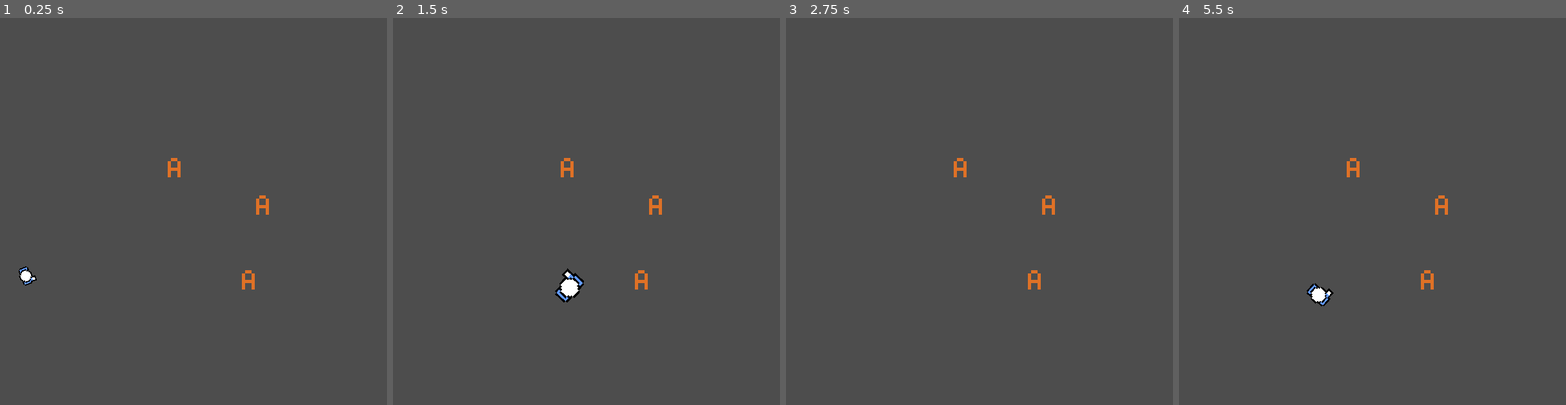
Above: before the commit, frames 1-4 (left to right).
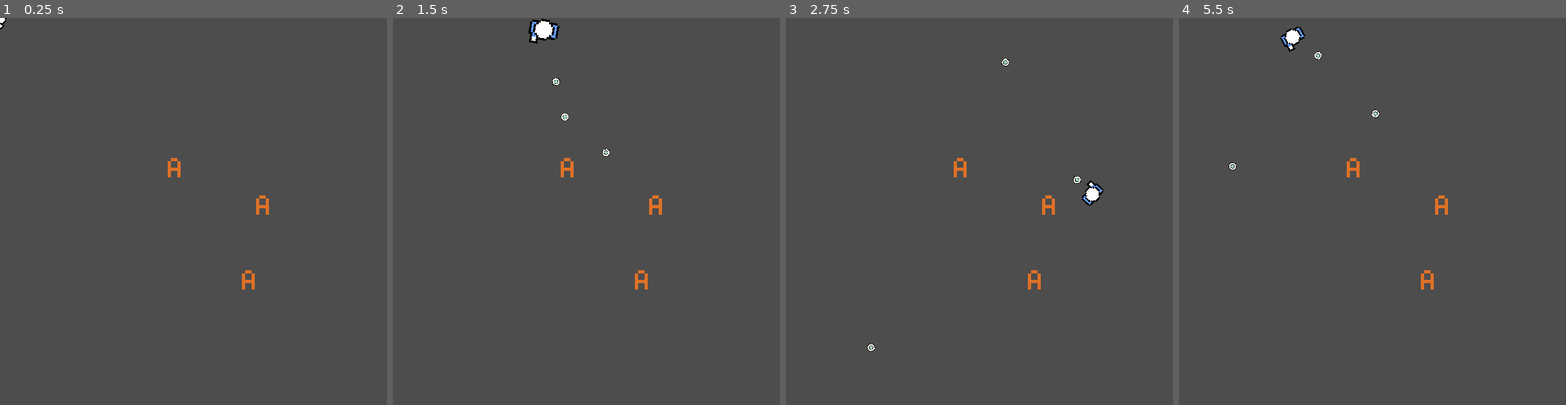
Above: after the commit, the same moments.

Repository: sugarvoid/td-demo
Game: Godot game, scene res://game/scene/game.tscn
Same seed, same stepped clock (60 frames per second), same inputs: the game is played once before the commit and once after it. The project has no main scene, so this scene is started directly.
Inputs (mouse positions are in pixels of both pictures, inside the frame that each line leads up to):
- Up to frame 1 (0.25 s): no input
- Up to frame 2 (1.5 s): tap Enter at 0.5 s; move the mouse to (671, 192) at 0.52 s; press the mouse at (671, 192) at 0.53 s; hold D (move_right) 0.53-1.28 s; tap Space (jump) at 0.77, 0.8, 1.07, 1.35 s; move the mouse to (509, 230) at 1.27 s; release the mouse at (509, 230) at 1.28 s; hold S (move_down) from 1.28 s (still down)
- Up to frame 3 (2.75 s): tap Space (jump) at 1.52, 1.82, 2.3 s; click (902, 230) at 1.55 s; move the mouse to (1018, 126) at 2.02 s; release S (move_down) at 2.03 s; press the mouse at (1018, 126) at 2.03 s; hold D (move_right) from 2.03 s (still down)
- Up to frame 4 (5.5 s): move the mouse to (1353, 288) at 2.77 s; release D (move_right) at 2.78 s; release the mouse at (1353, 288) at 2.78 s; hold W (move_up) 2.78-3.53 s; click (1353, 288) at 2.85 s; tap Space (jump) at 3.02, 3.32, 4.52, 4.82, 5.3 s; move the mouse to (1488, 269) at 3.52 s; hold Space (jump) 3.53-4.28 s; hold A (move_left) 3.53-5.03 s; move the mouse to (1256, 153) at 4.27 s; click (1256, 153) at 4.35 s; move the mouse to (1391, 211) at 5.02 s; press the mouse at (1391, 211) at 5.03 s; hold S (move_down) from 5.03 s (still down)

The runs differ from the first frame. In frame 1, 0.2% of the frame differs, in the area x 0-10%, y 0-70%; in frame 2, 0.9%, in the area x 35-56%, y 0-74%; in frame 3, 0.3%; in frame 4, 0.6%.

Commit message:
Add shooting

Diff:
--- /dev/null
+++ b/game/scene/game.gd
@@ -0,0 +1,11 @@
+extends Node2D
+
+@onready var player = get_node("Player")
+# Called when the node enters the scene tree for the first time.
+func _ready() -> void:
+	player.connect("request_bullet", $ProjectileManager.add_bullet_to_screen)
+
+
+# Called every frame. 'delta' is the elapsed time since the previous frame.
+func _process(delta: float) -> void:
+	pass
--- a/game/scene/game.tscn
+++ b/game/scene/game.tscn
@@ -1,32 +1,15 @@
-[gd_scene load_steps=7 format=3 uid="uid://b2o0rqg0g3a6b"]
+[gd_scene load_steps=5 format=3 uid="uid://b2o0rqg0g3a6b"]
 
 [ext_resource type="Texture2D" uid="uid://dykm3dblq04jl" path="res://game/asset/letter_a.png" id="1_2rapr"]
-[ext_resource type="Script" path="res://game/script/player.gd" id="2_3lmlp"]
-[ext_resource type="Texture2D" uid="uid://h6x8d2bhjsgg" path="res://game/asset/player.png" id="3_amodq"]
-
-[sub_resource type="CircleShape2D" id="CircleShape2D_5ac4a"]
-
-[sub_resource type="Animation" id="Animation_wksjq"]
-resource_name = "jump"
-tracks/0/type = "value"
-tracks/0/imported = false
-tracks/0/enabled = true
-tracks/0/path = NodePath(".:scale")
-tracks/0/interp = 1
-tracks/0/loop_wrap = true
-tracks/0/keys = {
-"times": PackedFloat32Array(0, 0.5, 1),
-"transitions": PackedFloat32Array(1, 1, 1),
-"update": 0,
-"values": [Vector2(1, 1), Vector2(2, 2), Vector2(1, 1)]
-}
-
-[sub_resource type="AnimationLibrary" id="AnimationLibrary_sc6t3"]
-_data = {
-"jump": SubResource("Animation_wksjq")
-}
+[ext_resource type="Script" path="res://game/scene/game.gd" id="1_cpt4i"]
+[ext_resource type="Script" path="res://game/script/projectile_manager.gd" id="1_rwidc"]
+[ext_resource type="PackedScene" uid="uid://cio8w0ehkfnl1" path="res://game/scene/player.tscn" id="2_a3taa"]
 
 [node name="Game" type="Node2D"]
+script = ExtResource("1_cpt4i")
+
+[node name="ProjectileManager" type="Node2D" parent="."]
+script = ExtResource("1_rwidc")
 
 [node name="BadGuys" type="Node2D" parent="."]
 
@@ -42,17 +25,4 @@
 position = Vector2(385, 406)
 texture = ExtResource("1_2rapr")
 
-[node name="Player" type="CharacterBody2D" parent="."]
-position = Vector2(40, 400)
-script = ExtResource("2_3lmlp")
-
-[node name="Sprite2D" type="Sprite2D" parent="Player"]
-texture = ExtResource("3_amodq")
-
-[node name="CollisionShape2D" type="CollisionShape2D" parent="Player"]
-shape = SubResource("CircleShape2D_5ac4a")
-
-[node name="AnimationPlayer" type="AnimationPlayer" parent="Player"]
-libraries = {
-"": SubResource("AnimationLibrary_sc6t3")
-}
+[node name="Player" parent="." instance=ExtResource("2_a3taa")]
--- /dev/null
+++ b/game/scene/player.tscn
@@ -0,0 +1,46 @@
+[gd_scene load_steps=6 format=3 uid="uid://cio8w0ehkfnl1"]
+
+[ext_resource type="Script" path="res://game/script/player.gd" id="1_dgm2y"]
+[ext_resource type="Texture2D" uid="uid://h6x8d2bhjsgg" path="res://game/asset/player.png" id="2_bs3me"]
+
+[sub_resource type="CircleShape2D" id="CircleShape2D_5ac4a"]
+
+[sub_resource type="Animation" id="Animation_wksjq"]
+resource_name = "jump"
+tracks/0/type = "value"
+tracks/0/imported = false
+tracks/0/enabled = true
+tracks/0/path = NodePath(".:scale")
+tracks/0/interp = 1
+tracks/0/loop_wrap = true
+tracks/0/keys = {
+"times": PackedFloat32Array(0, 0.5, 1),
+"transitions": PackedFloat32Array(1, 1, 1),
+"update": 0,
+"values": [Vector2(1, 1), Vector2(2, 2), Vector2(1, 1)]
+}
+
+[sub_resource type="AnimationLibrary" id="AnimationLibrary_sc6t3"]
+_data = {
+"jump": SubResource("Animation_wksjq")
+}
+
+[node name="Player" type="CharacterBody2D"]
+script = ExtResource("1_dgm2y")
+
+[node name="Sprite2D" type="Sprite2D" parent="."]
+texture = ExtResource("2_bs3me")
+
+[node name="CollisionShape2D" type="CollisionShape2D" parent="."]
+shape = SubResource("CircleShape2D_5ac4a")
+
+[node name="AnimationPlayer" type="AnimationPlayer" parent="."]
+libraries = {
+"": SubResource("AnimationLibrary_sc6t3")
+}
+
+[node name="Marker2D" type="Marker2D" parent="."]
+position = Vector2(17, 2)
+
+[node name="CanFire" type="Timer" parent="."]
+one_shot = true
--- /dev/null
+++ b/game/scene/projectile.tscn
@@ -0,0 +1,21 @@
+[gd_scene load_steps=4 format=3 uid="uid://s4ty0rjfpy8k"]
+
+[ext_resource type="Script" path="res://game/script/projectile.gd" id="1_de8ga"]
+[ext_resource type="Texture2D" uid="uid://dnkk1o808xk4d" path="res://game/asset/player_projectile.png" id="1_o4tca"]
+
+[sub_resource type="RectangleShape2D" id="RectangleShape2D_gygb0"]
+size = Vector2(15, 15)
+
+[node name="PlayerPro" type="Area2D"]
+script = ExtResource("1_de8ga")
+
+[node name="Sprite2D" type="Sprite2D" parent="."]
+texture = ExtResource("1_o4tca")
+
+[node name="CollisionShape2D" type="CollisionShape2D" parent="."]
+position = Vector2(-7.45058e-07, -7.45058e-08)
+shape = SubResource("RectangleShape2D_gygb0")
+
+[node name="LifeTimer" type="Timer" parent="."]
+
+[node name="VisibleOnScreenNotifier2D" type="VisibleOnScreenNotifier2D" parent="."]
--- a/game/script/player.gd
+++ b/game/script/player.gd
@@ -1,9 +1,14 @@
 extends CharacterBody2D
+
+signal request_bullet(pos: Marker2D)
+signal landed_on_ground
 
 var max_speed = 300
 var speed = 400
 var accelaration = 900
-var friction = 1000
+var friction = 2000
+var firerate: float = 0.3
+var is_reloading: bool = false
 
 var input_direction
 
@@ -16,6 +21,11 @@
 	look_at(get_global_mouse_position())
 	if Input.is_action_pressed("jump"):
 		$AnimationPlayer.play("jump")
+
+	if Input.is_action_pressed("shoot"):
+		if !self.is_reloading:
+
+			self._fire_gun()
 
 func _physics_process(delta):
 
@@ -31,3 +41,8 @@
 		velocity = velocity.limit_length(max_speed)
 
 	move_and_slide()
+
+func _fire_gun() -> void:
+	if $CanFire.is_stopped():
+		$CanFire.start(self.firerate)
+		self.emit_signal("request_bullet", $Marker2D, self)
--- /dev/null
+++ b/game/script/projectile.gd
@@ -0,0 +1,54 @@
+class_name Projectile
+extends Area2D
+
+@onready var sprite: Sprite2D = get_node("Sprite2D")
+@onready var visiblity_notifer: VisibleOnScreenNotifier2D = get_node("VisibleOnScreenNotifier2D")
+
+
+var parent_node: Node2D
+
+var projectile_ID: String
+var speed: float = 400
+var life: float = 3.0
+var damage_given: int
+var sprite_frame: int
+var facing_dir: int
+
+
+func get_class_name() -> String:
+	return "Projectile"
+
+
+func _physics_process(delta):
+	self.global_position += (Vector2(cos(rotation), sin(rotation)) * speed * delta) #* facing_dir
+
+
+func set_move_dir(facing: int):
+	self.facing_dir = facing
+
+func _ready() -> void:
+	self.scale = Vector2(0.8,0.8)
+	$LifeTimer.start(self.life)
+	self.area_entered.connect(self.made_contact)
+	self.body_entered.connect(self.made_contact)
+	self.visiblity_notifer.screen_exited.connect(self._remove_self)
+
+
+func _on_LifeTimer_timeout() -> void:
+	self.queue_free()
+
+
+func made_contact(thing: Node2D) -> void:
+	if thing == self.parent_node:
+		return
+	elif thing.has_method("take_damage"):
+		self.queue_free()
+		thing.take_damage()
+	else:
+		print('googye')
+		self.queue_free()
+
+
+
+func _remove_self() -> void:
+	self.queue_free()
--- /dev/null
+++ b/game/script/projectile_manager.gd
@@ -0,0 +1,15 @@
+extends Node2D
+
+const p_Projectile = preload("res://game/scene/projectile.tscn")
+
+
+func add_bullet_to_screen(spawn_pos: Marker2D, parent: Node2D) -> void:
+	var projectile = p_Projectile.instantiate()
+	projectile.parent_node = parent
+#	if parent.is_facing_right:
+#		projectile.set_move_dir(1)
+#	else:
+#		projectile.set_move_dir(-1)
+	# projectile.damage_amount = actor.attack
+	projectile.global_transform = spawn_pos.global_transform
+	self.add_child(projectile)
--- a/project.godot
+++ b/project.godot
@@ -47,6 +47,11 @@
 "events": [Object(InputEventKey,"resource_local_to_scene":false,"resource_name":"","device":-1,"window_id":0,"alt_pressed":false,"shift_pressed":false,"ctrl_pressed":false,"meta_pressed":false,"pressed":false,"keycode":0,"physical_keycode":32,"key_label":0,"unicode":32,"echo":false,"script":null)
 ]
 }
+shoot={
+"deadzone": 0.5,
+"events": [Object(InputEventMouseButton,"resource_local_to_scene":false,"resource_name":"","device":-1,"window_id":0,"alt_pressed":false,"shift_pressed":false,"ctrl_pressed":false,"meta_pressed":false,"button_mask":1,"position":Vector2(271, 18),"global_position":Vector2(275, 59),"factor":1.0,"button_index":1,"canceled":false,"pressed":true,"double_click":false,"script":null)
+]
+}
 
 [rendering]
 
Binary file added: game/asset/player_projectile.png
Not shown, added: game/asset/player_projectile.png.import
